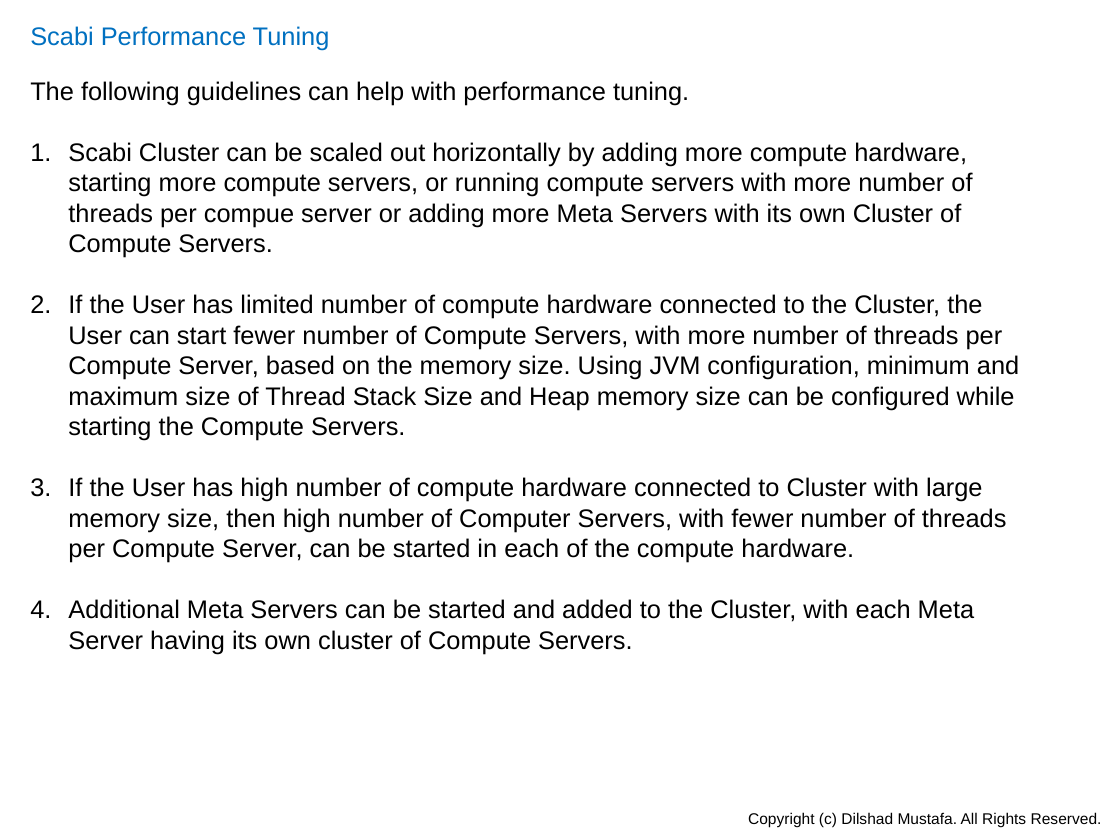
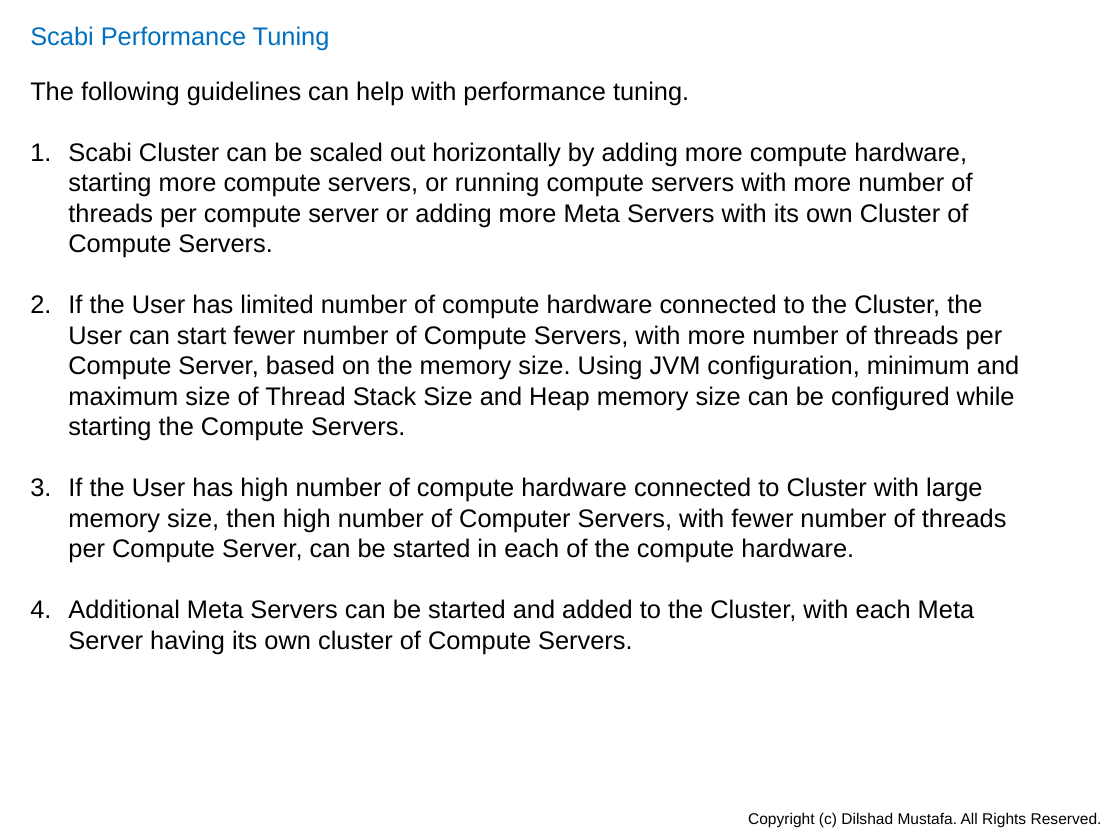
Before and after one commit to dilshadmustafa/scabi, a slide deck: slide 48 of Documentation/Scabiv0.2.pptx. Drawn at 1120x840 pixels with LibreOffice and Linux fonts; fonts in the diff are those of the drawing. Boxes give left, top, right and bottom in pixels: in the first picture for what was removed or moved away, otherwise in the second. Text is boxed around its words. In the diff, an @@ line names an element or a change of style, - is before the commit and + after.

```diff
--- a/Documentation/Scabiv0.2.pptx
+++ b/Documentation/Scabiv0.2.pptx
@@ text at [68,142,972,258]: text changed @@
-1. Scabi Cluster can be scaled out horizontally by adding more compute hardware, starting more compute servers, or running compute servers with more number of threads per compue server or adding more Meta Servers with its own Cluster of Compute Servers.
+1. Scabi Cluster can be scaled out horizontally by adding more compute hardware, starting more compute servers, or running compute servers with more number of threads per compute server or adding more Meta Servers with its own Cluster of Compute Servers.
```
Also in this commit, not shown: 5 other slides changed.
